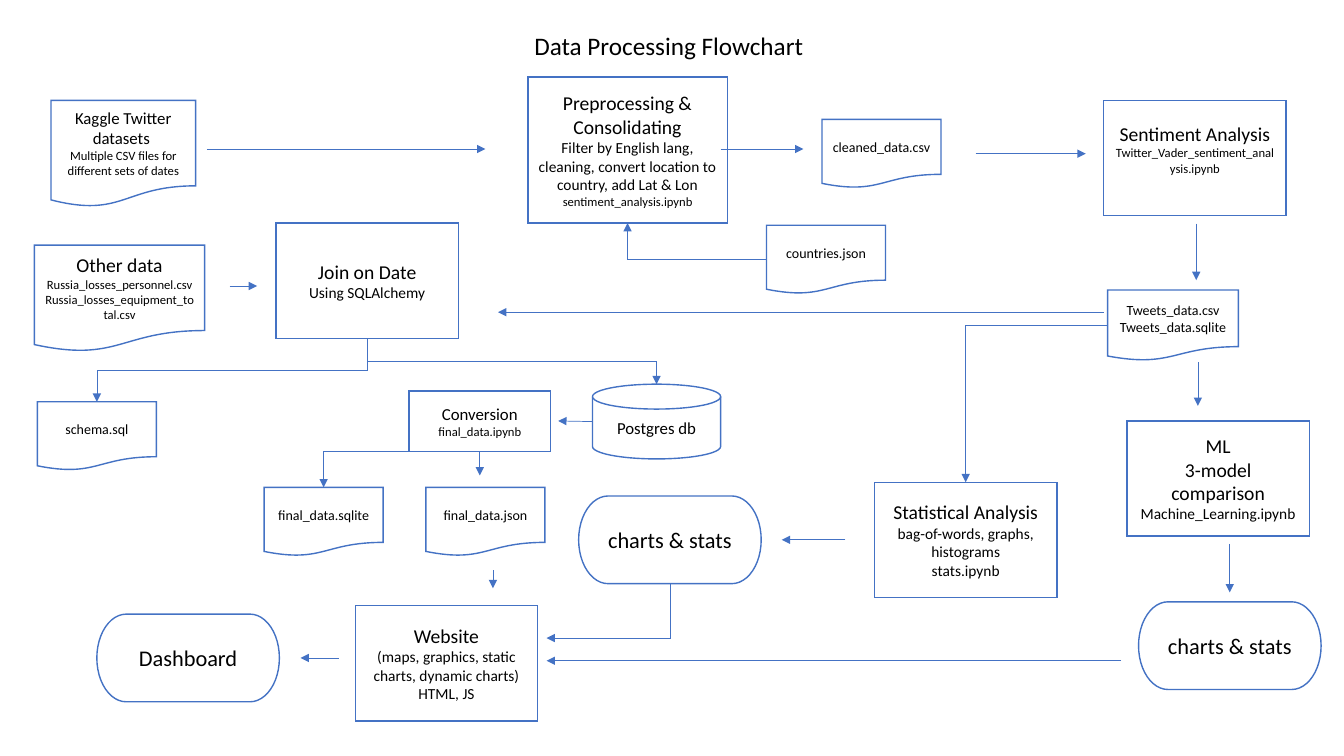
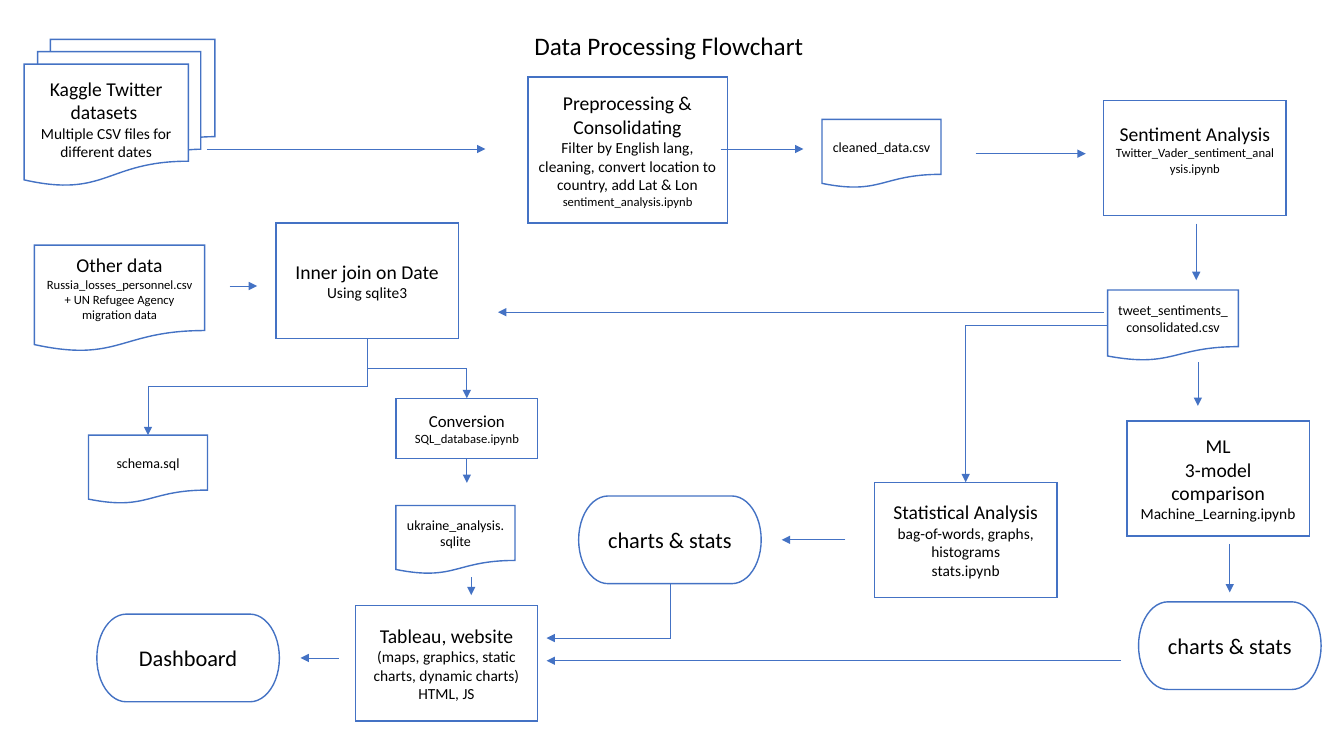
Before and after one commit to aduchini/Final_project, a slide deck: slide 1 of flowchart.pptx. Drawn at 1344x756 pixels with LibreOffice and Linux fonts; fonts in the diff are those of the drawing. Boxes give left, top, right and bottom in pixels: in the first picture for what was removed or moved away, otherwise in the second. Text is boxed around its words. In the diff, an @@ line names an element or a change of style, - is before the commit and + after.

Commit message:
adding Tableau working file that uses SQLite database. updating README with file links. updating schema and workflow chart

```diff
--- a/flowchart.pptx
+++ b/flowchart.pptx
@@ flow chart multidocument "Kaggle Twitter datasets": place and size @@
-flow chart multidocument "Kaggle Twitter datasets" at [51, 101, 197, 208]
+flow chart multidocument "Kaggle Twitter datasets" at [24, 39, 215, 186]
@@ flow chart multidocument "Kaggle Twitter datasets" at [24, 39, 215, 186]: flow chart document to flow chart multidocument @@
@@ text in flow chart multidocument at [50, 82, 162, 119]: size 12 to 14 pt in "Kaggle Twitter datasets" @@
@@ text in flow chart multidocument at [41, 128, 171, 157]: text changed; size 9 to 11 pt @@
-Multiple CSV files for different sets of dates
+Multiple CSV files for different dates
@@ elbow arrow removed from (766, 260) to (628, 223) @@
@@ flow chart document removed at [766, 225, 885, 293] @@
-countries.json
@@ text in rectangle at [295, 265, 438, 301]: text changed; size 11 to 14 pt @@
-Join on Date
-Using SQLAlchemy
+Inner join on Date
+Using sqlite3
@@ text in flow chart document at [74, 295, 174, 321]: text changed @@
-Russia_losses_equipment_total.csv
++ UN Refugee Agency migration data
@@ text in flow chart document at [1118, 305, 1228, 332]: text changed @@
-Tweets_data.csv
-Tweets_data.sqlite
+tweet_sentiments_consolidated.csv
@@ elbow arrow moved from (367, 339) - (97, 402) to (367, 339) - (148, 436) @@
@@ elbow arrow moved from (367, 339) - (656, 384) to (367, 339) - (467, 398) @@
@@ cylinder removed at [593, 384, 721, 459] @@
-Postgres db
@@ rectangle "Conversion": place and size @@
-rectangle "Conversion" at [409, 391, 552, 452]
+rectangle "Conversion" at [396, 398, 538, 459]
@@ flow chart document "schema.sql": place and size @@
-flow chart document "schema.sql" at [37, 402, 156, 471]
+flow chart document "schema.sql" at [89, 436, 208, 504]
@@ text in rectangle at [415, 434, 519, 445]: text changed @@
-final_data.ipynb
+SQL_database.ipynb
@@ arrow removed from (593, 421) to (559, 421) @@
@@ elbow arrow removed from (447, 452) to (324, 488) @@
@@ arrow moved from (480, 452) - (480, 476) to (467, 459) - (467, 483) @@
@@ flow chart document "ukraine_analysis.sqlite": place and size @@
-flow chart document "ukraine_analysis.sqlite" at [264, 488, 383, 557]
+flow chart document "ukraine_analysis.sqlite" at [396, 506, 515, 575]
@@ flow chart document removed at [426, 488, 545, 557] @@
-final_data.json
@@ text in flow chart document at [407, 520, 504, 549]: text changed @@
-final_data.sqlite
+ukraine_analysis.sqlite
@@ arrow moved from (493, 571) - (493, 589) to (472, 578) - (472, 596) @@
@@ text in rectangle at [380, 629, 513, 646]: text changed @@
-Website
+Tableau, website
```
Also in this commit, not shown: 5 other files.
